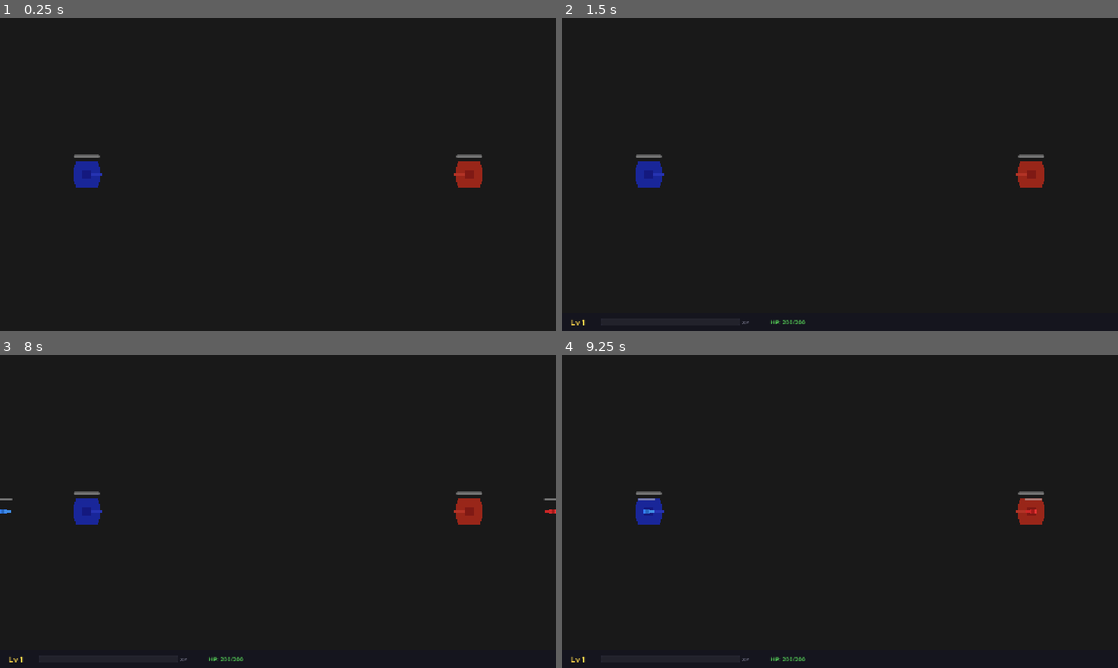
Above: before the commit, frames 1-4 (two rows, left to right).
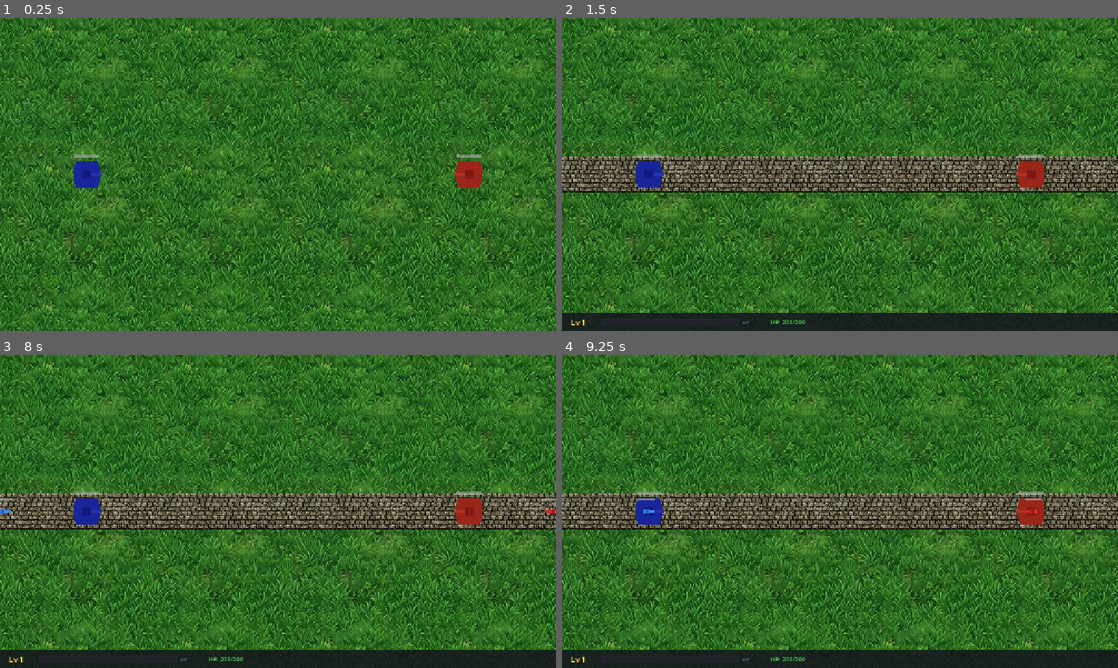
Above: after the commit, the same moments.

Repository: kfred123/goonbash
Game: Godot game, scene res://scenes/MainMap.tscn
The game is run twice, just before and just after one commit, with the same random seed, the same clock (stepped at 60 frames per second) and the same inputs. This scene is started directly instead of the project's main scene.
Inputs (mouse positions are in pixels of both pictures, inside the frame that each line leads up to):
- Up to frame 1 (0.25 s): no input
- Up to frame 2 (1.5 s): move the mouse to (962, 158) at 0.52 s; click (962, 158) at 0.67 s; tap Enter at 1.25 s; move the mouse to (728, 190) at 1.27 s; click (728, 190) at 1.42 s
- Up to frame 3 (8 s): tap Space at 2, 3.5, 5 s; move the mouse to (333, 442) at 2.02 s; click (333, 442) at 2.17 s; tap Enter at 2.75, 4.25 s; move the mouse to (250, 574) at 2.77 s; click (250, 574) at 2.92 s; move the mouse to (444, 558) at 3.52 s; click (444, 558) at 3.67 s; move the mouse to (111, 464) at 4.27 s; click (111, 464) at 4.42 s; move the mouse to (305, 511) at 5.02 s; click (305, 511) at 5.17 s; move the mouse to (194, 433) at 5.77 s; click (194, 433) at 5.92 s; move the mouse to (400, 495) at 6.52 s; click (400, 495) at 6.67 s; move the mouse to (166, 527) at 7.27 s; click (166, 527) at 7.42 s
- Up to frame 4 (9.25 s): move the mouse to (895, 442) at 8.02 s; click (895, 442) at 8.17 s; move the mouse to (812, 574) at 8.77 s; click (812, 574) at 8.92 s

The runs differ from the first frame. In frame 1, 99% of the frame differs, in the area x 0-100%, y 0-100%; in frame 2, 91%; in frame 3, 91%; in frame 4, 91%.

Commit message:
Improved graphics

Diff:
--- a/scenes/MainMap.tscn
+++ b/scenes/MainMap.tscn
@@ -1,14 +1,21 @@
-[gd_scene load_steps=8 format=3]
+[gd_scene format=3 uid="uid://dw3kw3fdkeor2"]
 
 [ext_resource type="PackedScene" path="res://scenes/Base.tscn" id="2_base"]
-[ext_resource type="Script" path="res://scripts/MainMap.gd" id="3_script"]
+[ext_resource type="Script" uid="uid://drdpq57xvscul" path="res://scripts/MainMap.gd" id="3_script"]
 [ext_resource type="PackedScene" path="res://scenes/LaneTower.tscn" id="4_tower"]
+[ext_resource type="Texture2D" path="res://assets/textures/grass_texture.jpg" id="5_grass"]
 
 [sub_resource type="NavigationPolygon" id="NavigationPolygon_1"]
 vertices = PackedVector2Array(0, 0, 2560, 0, 2560, 1440, 0, 1440)
 polygons = Array[PackedInt32Array]([PackedInt32Array(0, 1, 2, 3)])
 outlines = Array[PackedVector2Array]([PackedVector2Array(0, 0, 2560, 0, 2560, 1440, 0, 1440)])
 source_geometry_group_name = &"navigation_polygon_source_group"
+
+[sub_resource type="RectangleShape2D" id="WallShapeH"]
+size = Vector2(2600, 20)
+
+[sub_resource type="RectangleShape2D" id="WallShapeV"]
+size = Vector2(20, 1480)
 
 [sub_resource type="Curve2D" id="Curve2D_top"]
 _data = {
@@ -28,60 +35,88 @@
 }
 point_count = 4
 
-[node name="MainMap" type="Node2D"]
+[node name="MainMap" type="Node2D" unique_id=579486199]
 script = ExtResource("3_script")
 
-[node name="Camera2D" type="Camera2D" parent="."]
+[node name="Camera2D" type="Camera2D" parent="." unique_id=953328256]
 position = Vector2(1280, 720)
 
-[node name="NavigationRegion2D" type="NavigationRegion2D" parent="."]
+[node name="NavigationRegion2D" type="NavigationRegion2D" parent="." unique_id=441240117]
 navigation_polygon = SubResource("NavigationPolygon_1")
 
-[node name="Background" type="ColorRect" parent="."]
+[node name="Background" type="TextureRect" parent="." unique_id=1089183235]
 z_index = -1
 offset_right = 2560.0
 offset_bottom = 1440.0
-color = Color(0.1, 0.1, 0.1, 1.0)
+texture = ExtResource("5_grass")
+stretch_mode = 1
+texture_repeat = 2
 
-[node name="Lanes" type="Node2D" parent="."]
+[node name="Walls" type="Node2D" parent="." unique_id=1095303046]
 
-[node name="TopLane" type="Path2D" parent="Lanes" groups=["lanes"]]
+[node name="TopWall" type="StaticBody2D" parent="Walls" unique_id=267203410]
+position = Vector2(1280, -10)
+collision_mask = 0
+
+[node name="CollisionShape2D" type="CollisionShape2D" parent="Walls/TopWall" unique_id=185975451]
+shape = SubResource("WallShapeH")
+
+[node name="BottomWall" type="StaticBody2D" parent="Walls" unique_id=2041295199]
+position = Vector2(1280, 1450)
+collision_mask = 0
+
+[node name="CollisionShape2D" type="CollisionShape2D" parent="Walls/BottomWall" unique_id=467506919]
+shape = SubResource("WallShapeH")
+
+[node name="LeftWall" type="StaticBody2D" parent="Walls" unique_id=54181204]
+position = Vector2(-10, 720)
+collision_mask = 0
+
+[node name="CollisionShape2D" type="CollisionShape2D" parent="Walls/LeftWall" unique_id=1776089912]
+shape = SubResource("WallShapeV")
+
+[node name="RightWall" type="StaticBody2D" parent="Walls" unique_id=1858065520]
+position = Vector2(2570, 720)
+collision_mask = 0
+
+[node name="CollisionShape2D" type="CollisionShape2D" parent="Walls/RightWall" unique_id=1091162002]
+shape = SubResource("WallShapeV")
+
+[node name="Lanes" type="Node2D" parent="." unique_id=1201304372]
+
+[node name="TopLane" type="Path2D" parent="Lanes" unique_id=1085705285 groups=["lanes"]]
 curve = SubResource("Curve2D_top")
 
-[node name="MidLane" type="Path2D" parent="Lanes" groups=["lanes"]]
+[node name="MidLane" type="Path2D" parent="Lanes" unique_id=804943985 groups=["lanes"]]
 curve = SubResource("Curve2D_mid")
 
-[node name="BottomLane" type="Path2D" parent="Lanes" groups=["lanes"]]
+[node name="BottomLane" type="Path2D" parent="Lanes" unique_id=1383839965 groups=["lanes"]]
 curve = SubResource("Curve2D_bot")
 
-[node name="PlayerBase" parent="." instance=ExtResource("2_base")]
+[node name="PlayerBase" parent="." unique_id=892681150 instance=ExtResource("2_base")]
 position = Vector2(200, 720)
 team = "blue"
 
-[node name="EnemyBase" parent="." instance=ExtResource("2_base")]
+[node name="EnemyBase" parent="." unique_id=1748930768 instance=ExtResource("2_base")]
 position = Vector2(2360, 720)
-team = "red"
 
-[node name="BlueTowerTop" parent="." instance=ExtResource("4_tower")]
+[node name="BlueTowerTop" parent="." unique_id=670482758 instance=ExtResource("4_tower")]
 position = Vector2(700, 200)
-team = "blue"
 
-[node name="BlueTowerMid" parent="." instance=ExtResource("4_tower")]
+[node name="BlueTowerMid" parent="." unique_id=401418913 instance=ExtResource("4_tower")]
 position = Vector2(840, 720)
-team = "blue"
 
-[node name="BlueTowerBot" parent="." instance=ExtResource("4_tower")]
+[node name="BlueTowerBot" parent="." unique_id=706957702 instance=ExtResource("4_tower")]
 position = Vector2(700, 1240)
-team = "blue"
 
-[node name="RedTowerTop" parent="." instance=ExtResource("4_tower")]
+[node name="RedTowerTop" parent="." unique_id=531975937 instance=ExtResource("4_tower")]
 position = Vector2(1860, 200)
 team = "red"
 
-[node name="RedTowerMid" parent="." instance=ExtResource("4_tower")]
+[node name="RedTowerMid" parent="." unique_id=1158717789 instance=ExtResource("4_tower")]
 position = Vector2(1720, 720)
 team = "red"
 
-[node name="RedTowerBot" parent="." instance=ExtResource("4_tower")]
+[node name="RedTowerBot" parent="." unique_id=645497352 instance=ExtResource("4_tower")]
 position = Vector2(1860, 1240)
 team = "red"
--- a/scripts/MainMap.gd
+++ b/scripts/MainMap.gd
@@ -16,8 +16,46 @@
 func _ready():
 	# Small delay to ensure all peers have loaded the scene
 	await get_tree().create_timer(0.3).timeout
+	_draw_lane_paths()
 	_spawn_players()
 	_create_hud()
+
+func _draw_lane_paths():
+	var cobble_tex = load("res://assets/textures/cobblestone_texture.jpg")
+	if not cobble_tex:
+		print("[MainMap] WARNING: Could not load cobblestone texture")
+		return
+
+	var lanes = get_tree().get_nodes_in_group("lanes")
+	for lane in lanes:
+		if not lane is Path2D:
+			continue
+		var curve: Curve2D = lane.curve
+		if not curve or curve.point_count < 2:
+			continue
+
+		var line = Line2D.new()
+		line.name = lane.name + "_Road"
+		line.z_index = -1
+		line.width = 80.0
+		line.texture = cobble_tex
+		line.texture_mode = Line2D.LINE_TEXTURE_TILE
+		line.texture_repeat = CanvasItem.TEXTURE_REPEAT_ENABLED
+		line.joint_mode = Line2D.LINE_JOINT_ROUND
+		line.begin_cap_mode = Line2D.LINE_CAP_ROUND
+		line.end_cap_mode = Line2D.LINE_CAP_ROUND
+		line.default_color = Color(1, 1, 1, 1)
+
+		# Sample points along the curve for smooth rendering
+		var length = curve.get_baked_length()
+		var step = 10.0  # sample every 10 pixels for smoothness
+		var num_steps = int(length / step)
+		for i in range(num_steps + 1):
+			var offset = min(i * step, length)
+			var point = curve.sample_baked(offset)
+			line.add_point(point + lane.position)
+
+		add_child(line)
 
 func _spawn_players():
 	var tank_scene = ResourceLoader.load("res://scenes/PlayerTank.tscn")
--- a/scripts/PlayerTank.gd
+++ b/scripts/PlayerTank.gd
@@ -18,6 +18,9 @@
 var is_dead: bool = false
 var respawn_timer: float = 0.0
 const RESPAWN_TIME: float = 3.0
+var health_regen_rate: float = 2.0  # HP per second (very slow)
+var regen_sync_timer: float = 0.0
+const REGEN_SYNC_INTERVAL: float = 1.0
 
 # Leveling
 var level: int = 1
@@ -388,6 +391,17 @@
 				moving = false
 				velocity = Vector2.ZERO
 
+		# Passive health regeneration
+		if health < max_health:
+			health = min(health + health_regen_rate * delta, max_health)
+			if is_instance_valid(health_bar):
+				health_bar.value = health
+			regen_sync_timer -= delta
+			if regen_sync_timer <= 0:
+				regen_sync_timer = REGEN_SYNC_INTERVAL
+				if multiplayer.has_multiplayer_peer():
+					_rpc_sync_health.rpc(health)
+
 	# Turret rotation — always aims at current target (runs on all peers for visual)
 	if is_instance_valid(turret):
 		if is_instance_valid(current_target) and _is_valid_enemy(current_target):
Not shown, added: assets/textures/Gemini_Generated_Image_urux30urux30urux.png.import
Binary file added: assets/textures/cobblestone_texture.jpg
Not shown, added: assets/textures/cobblestone_texture.jpg.import
Binary file added: assets/textures/grass_texture.jpg
Not shown, added: assets/textures/grass_texture.jpg.import
Not shown, added: assets/textures/Gemini_Generated_Image_urux30urux30urux.png
